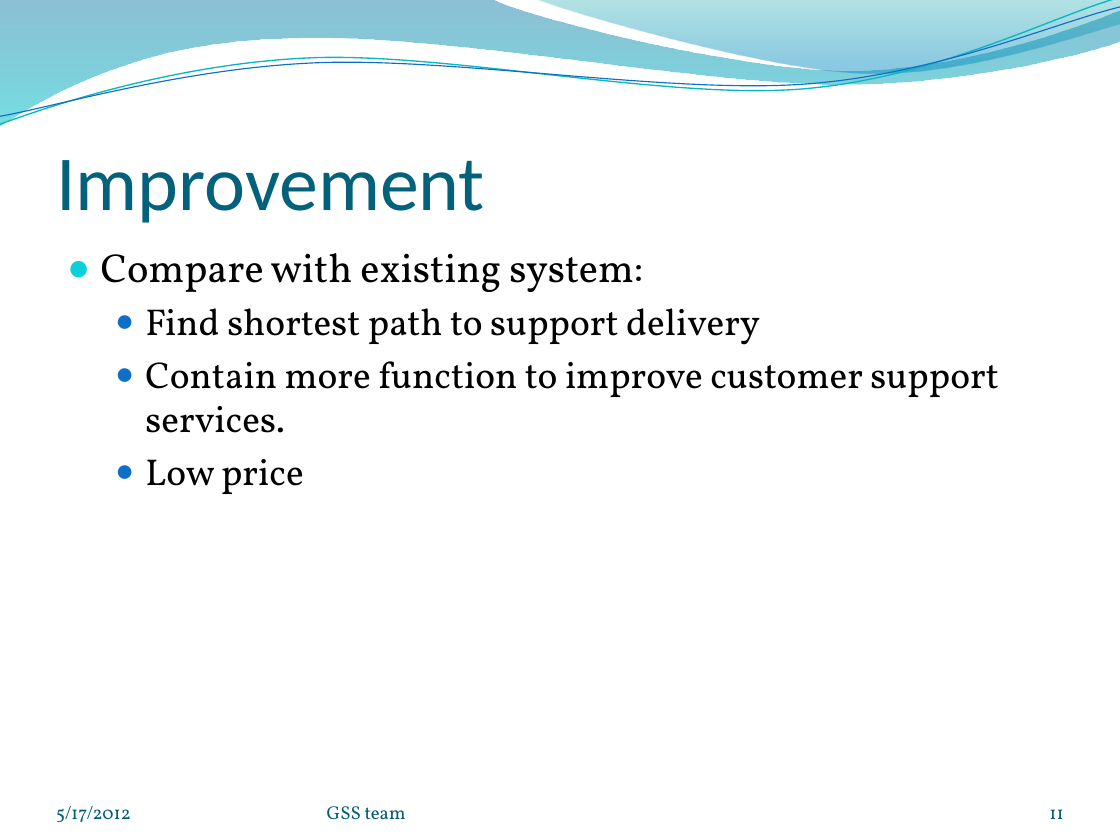
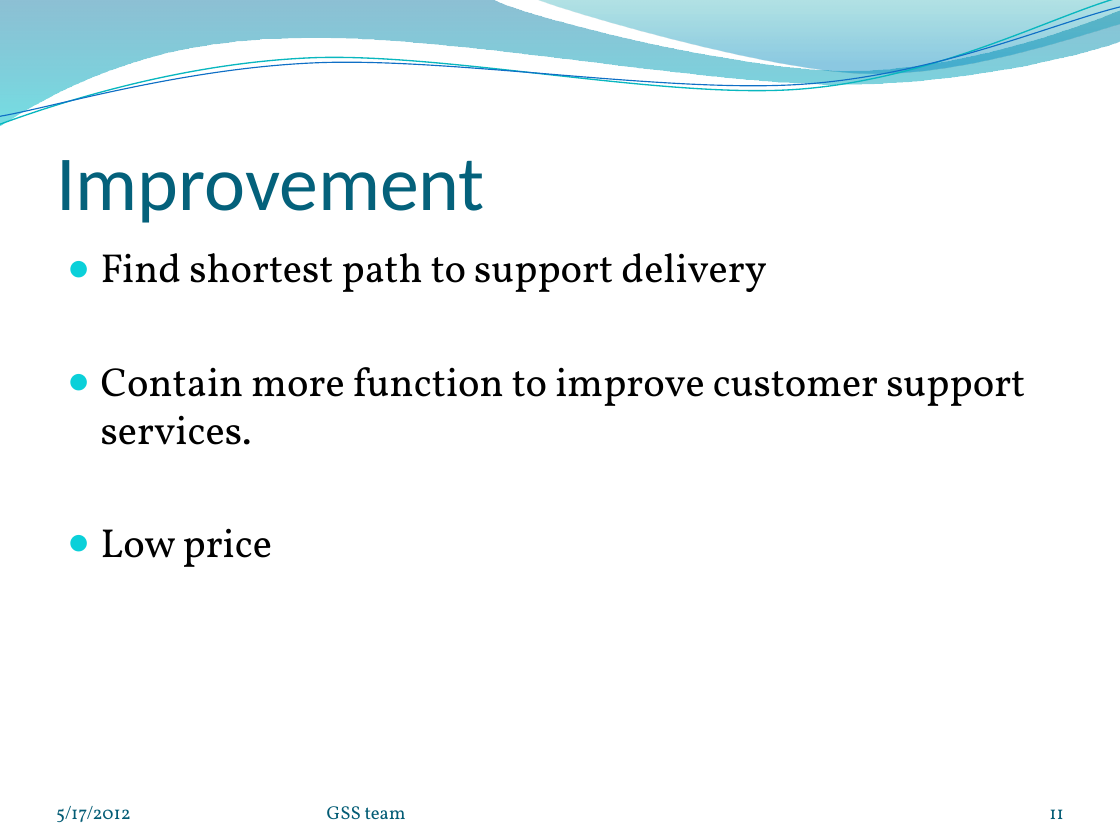
Before and after one commit to cprofu2012/DoAn, a slide deck: slide 11 of Document/Slide 1.pptx. Drawn at 1120x840 pixels with LibreOffice and Linux fonts; fonts in the diff are those of the drawing; background and template pictures are left out. Boxes give left, top, right and bottom in pixels: in the first picture for what was removed or moved away, otherwise in the second. Text is boxed around its words. In the diff, an @@ line names an element or a change of style, - is before the commit and + after.

```diff
--- a/Document/Slide 1.pptx
+++ b/Document/Slide 1.pptx
@@ text "Find shortest path to support ..." at <box>101,253,1025,567</box>: size 24 to 26 pt; list level 2 to 1 in "Find shortest path to support ..."; bullet colour #0F6FC6 to #0BD0D9; list level 2 to 1 in "Contain more function to improve ..."; list level 2 to 1 in "Low price" @@
@@ text at <box>101,253,643,292</box>: paragraph removed @@
-● Compare with existing system:
```
Also in this commit, not shown: 1 other slide changed.
